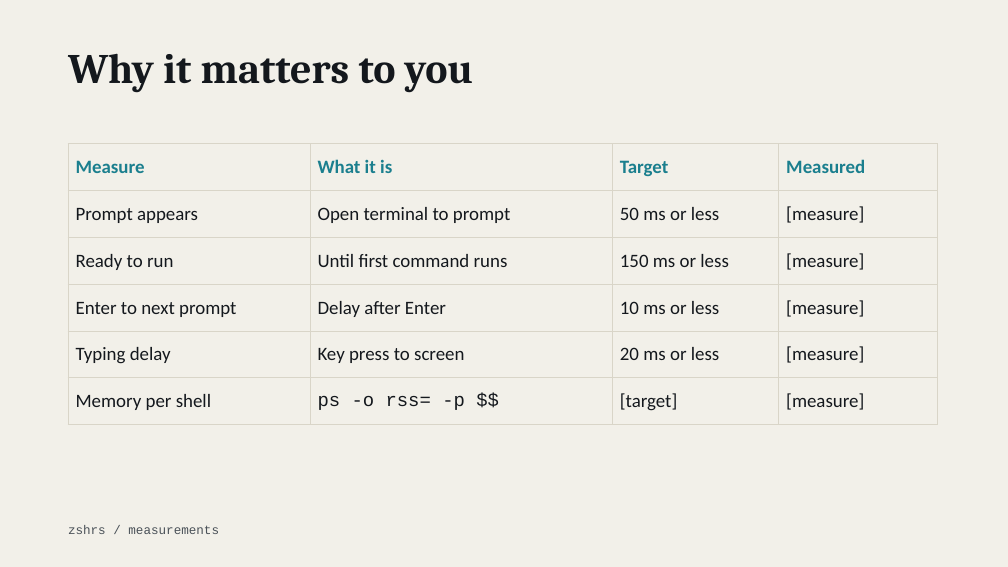
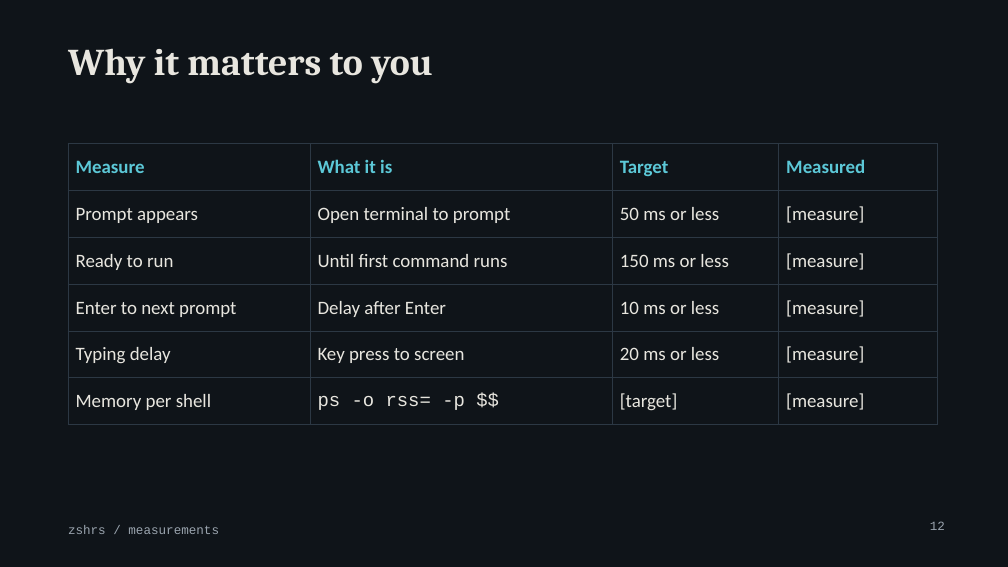
Before and after one commit to MenkeTechnologies/zshrs, a slide deck: slide 12 of docs/talk.pptx (slide 8 before the commit). Drawn at 1008x567 pixels with LibreOffice and Linux fonts; fonts in the diff are those of the drawing. Boxes give left, top, right and bottom in pixels: in the first picture for what was removed or moved away, otherwise in the second. Text is boxed around its words. In the diff, an @@ line names an element or a change of style, - is before the commit and + after.

```diff
--- a/docs/talk.pptx
+++ b/docs/talk.pptx
@@ background #F2F0E9 to #0F1419 @@
@@ title "Why it matters to you" at (x1=68, y1=48, x2=433, y2=84): size 40 to 36 pt, text colour #14181D to #E8E6DF @@
@@ table at (x1=68, y1=144, x2=938, y2=415) @@
@@ text colour #1B7F8E to #5CC8D7 in "Measure", "What it is", "Target", "Measured" @@
@@ text colour #14181D to #E8E6DF in "Prompt appears", "Open terminal to prompt", "50 ms or less", "[measure]" and 16 more places @@
@@ borders changed @@
@@ text "zshrs / measurements" at (x1=68, y1=525, x2=219, y2=534): text colour #4A5158 to #9AA4AE @@
@@ page number added at (x1=930, y1=521, x2=945, y2=530), 12 pt, text #9AA4AE @@
+12
```
Also in this commit, not shown: 11 other slides changed, 21 slides added, 5 slides removed.
